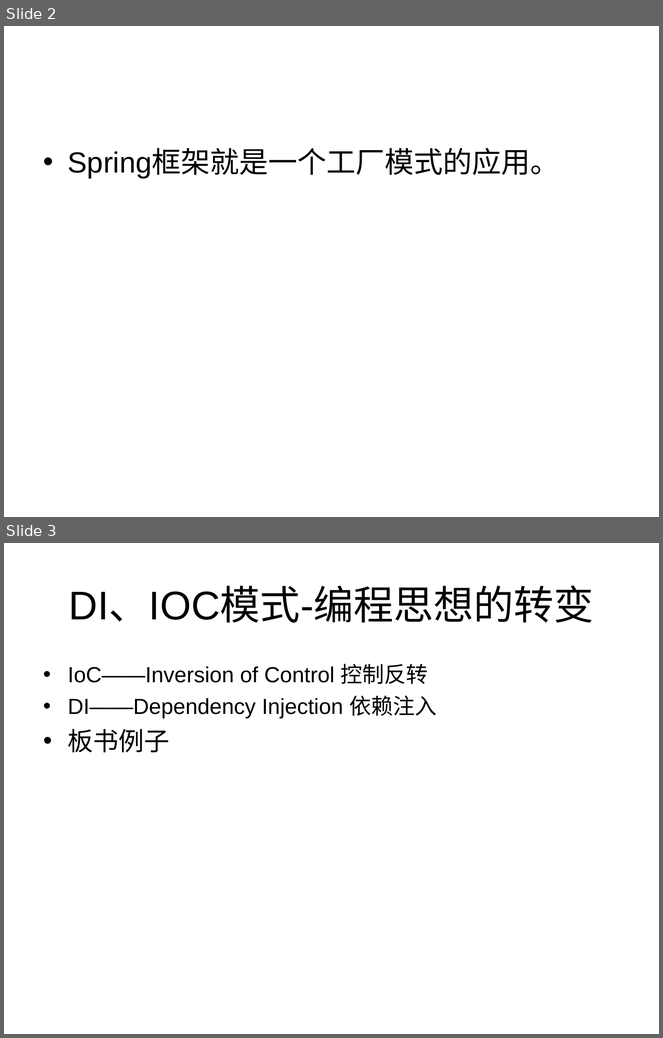
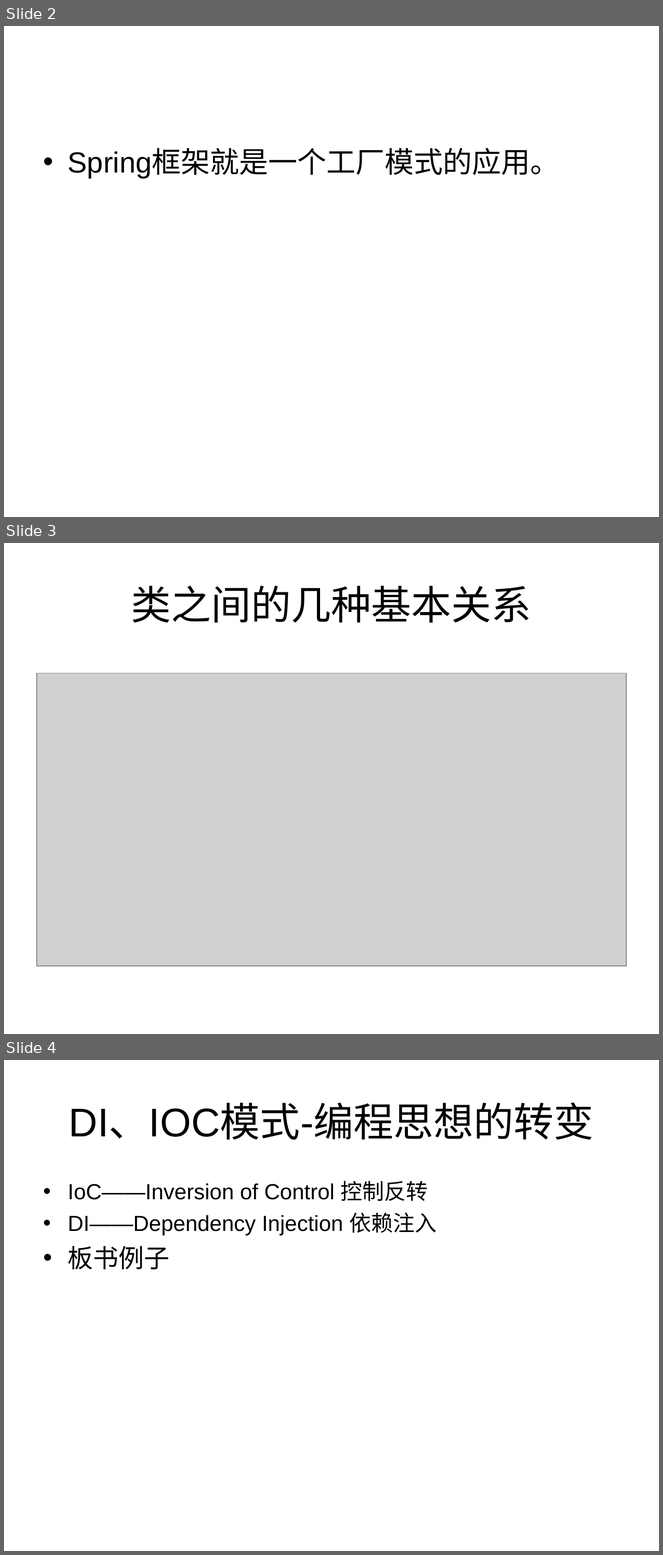
Before and after one commit to liangshanhero/sa, a slide deck: sa/文档/2018 软件体系结构（6）：Spring.ppt. Shown one above the other, each under a label of ours: slides 2 and 3 before the commit, slides 2, 3 and 4 after it. The pictures are 663x1038 and 663x1555 pixels, drawn with LibreOffice and Linux fonts; fonts in the diff are those of the drawing; grey boxes stand for pictures. Boxes give left, top, right and bottom in pixels: in the first picture for what was removed or moved away, otherwise in the second. Text is boxed around its words. In the diff, an @@ line names an element or a change of style, - is before the commit and + after.

```diff
--- a/sa/文档/2018 软件体系结构（6）：Spring.ppt
+++ b/sa/文档/2018 软件体系结构（6）：Spring.ppt
@@ slide 3 added at bbox=[4, 543, 659, 1034], background #FFFFFF @@
@@ title added at bbox=[131, 586, 532, 623], 44 pt, text #000000 @@
+类之间的几种基本关系
@@ picture added at bbox=[37, 674, 626, 966] @@
@@ what was slide 3 is now slide 4 @@
```
Also in this commit, not shown: 5 other files.
